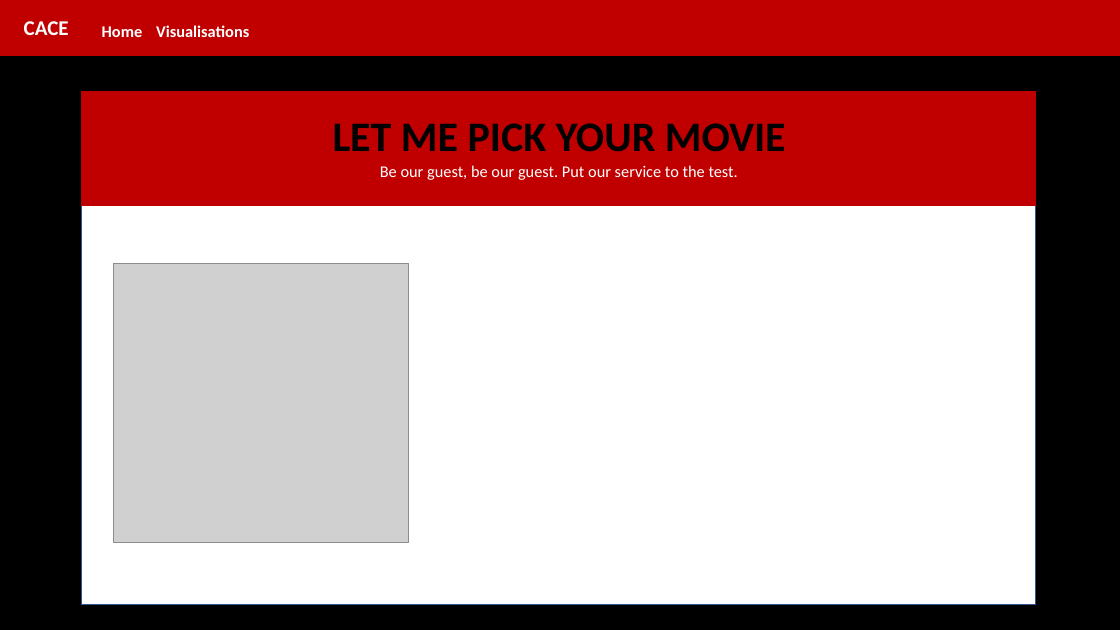
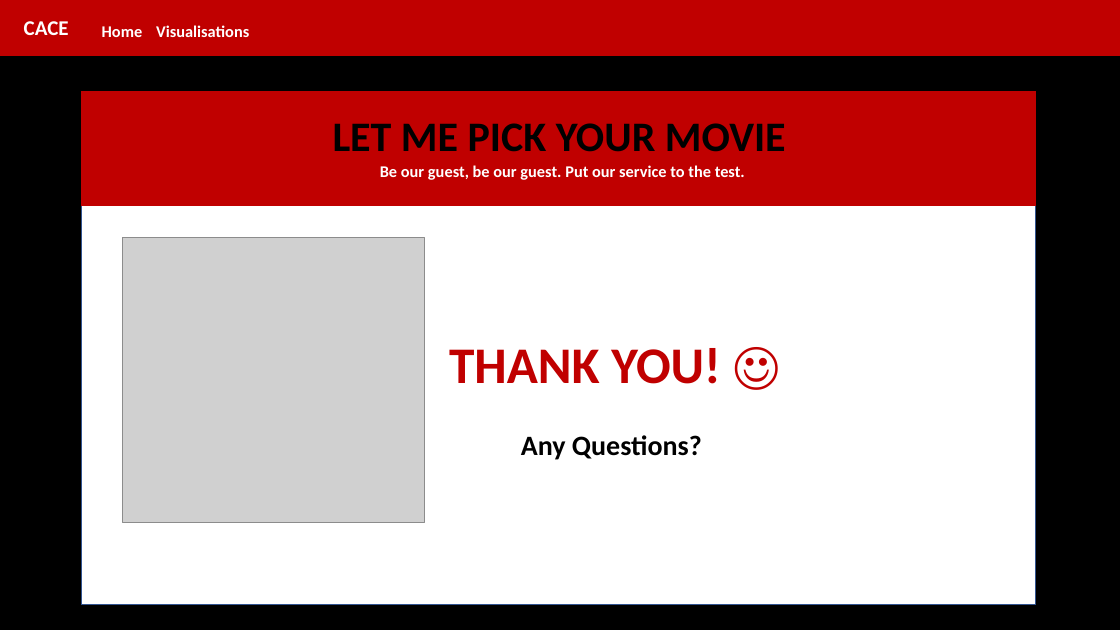
Before and after one commit to CarmenK2/Movie_Pick, a slide deck: slide 11 of Presentation/MoviePick.pptx (slide 3 before the commit). Drawn at 1120x630 pixels with LibreOffice and Linux fonts; fonts in the diff are those of the drawing; grey boxes stand for pictures. Boxes give left, top, right and bottom in pixels: in the first picture for what was removed or moved away, otherwise in the second. Text is boxed around its words. In the diff, an @@ line names an element or a change of style, - is before the commit and + after.

```diff
--- a/Presentation/MoviePick.pptx
+++ b/Presentation/MoviePick.pptx
@@ text "Be our guest, be our ..." at (380,165,745,180): bold on @@
@@ picture: place and size @@
-picture at (113,264,408,543)
+picture at (123,238,424,523)
@@ text added at (449,348,721,460), 24 pt, text #000000, bold @@
+THANK YOU! ☺
+Any Questions?
```
Also in this commit, not shown: 2 other slides changed, 10 slides added, 19 other files.
